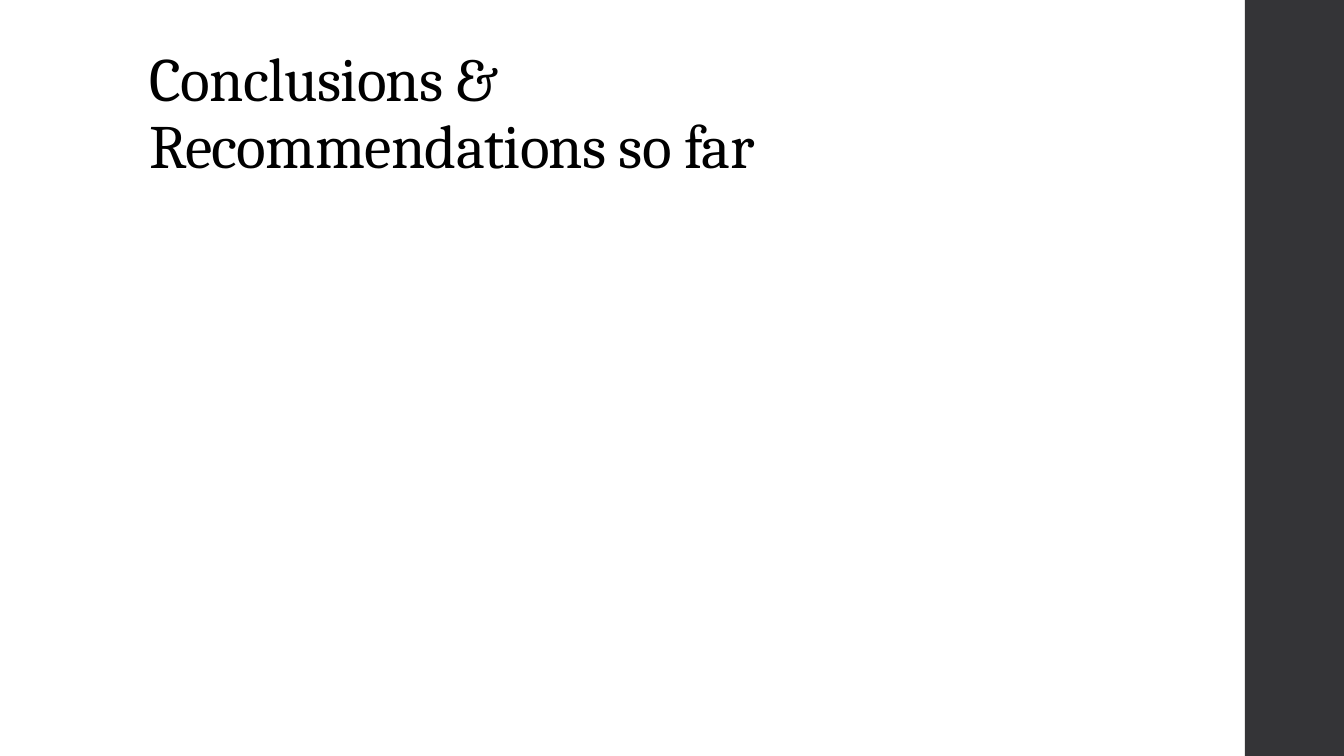
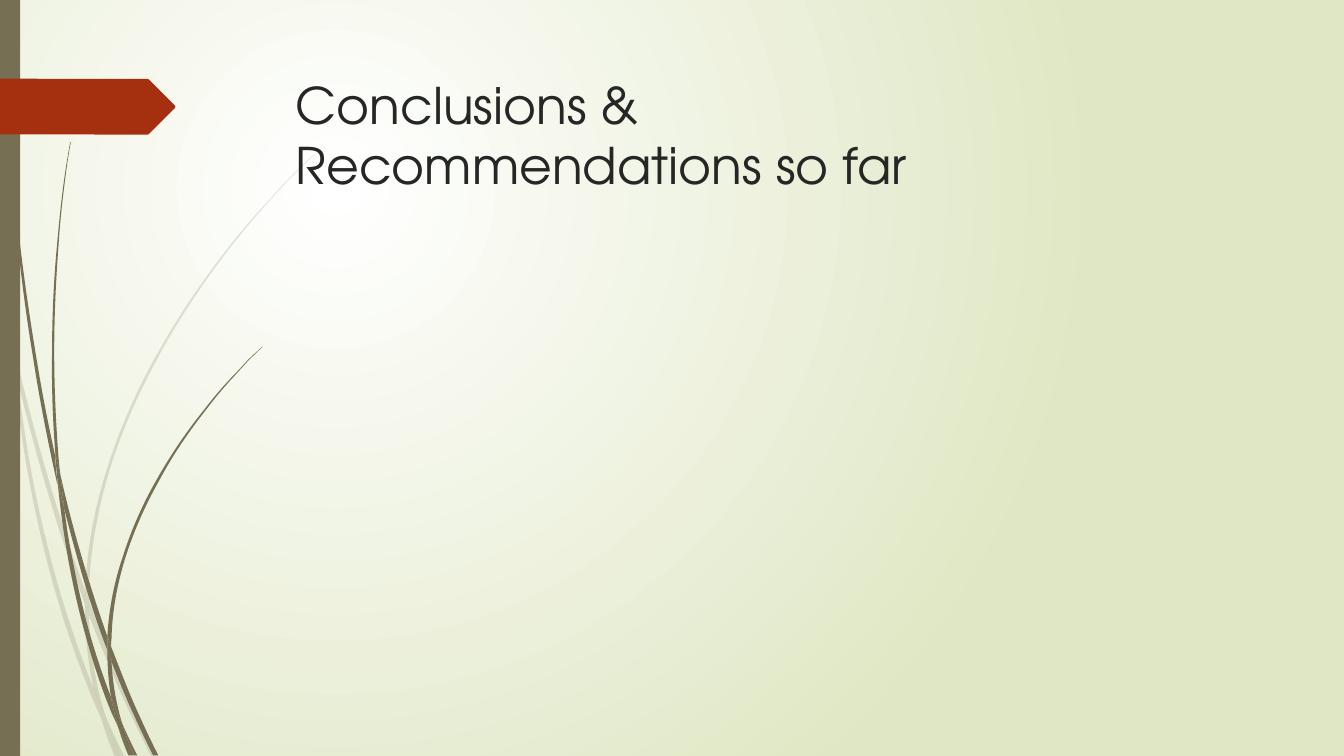
Before and after one commit to JKinsella1991/GestureBasedURI, a slide deck: slide 6 of GesturePresentation.pptx. Drawn at 1344x756 pixels with LibreOffice and Linux fonts; fonts in the diff are those of the drawing. Boxes give left, top, right and bottom in pixels: in the first picture for what was removed or moved away, otherwise in the second. Text is boxed around its words. In the diff, an @@ line names an element or a change of style, - is before the commit and + after.

```diff
--- a/GesturePresentation.pptx
+++ b/GesturePresentation.pptx
@@ background #FFFFFF to gradient #FFFFFF to #DFE8C4 @@
@@ rectangle added at <box>0,0,20,756</box>, fill #766F54 @@
@@ rectangle removed at <box>1245,0,1344,756</box> @@
@@ freeform shape added at <box>0,79,175,134</box>, fill #A53010 @@
@@ title "Conclusions & Recommendations so far": place and size @@
-title "Conclusions & Recommendations so far" at <box>149,58,754,169</box>
+title "Conclusions & Recommendations so far" at <box>296,86,907,185</box>
@@ title "Conclusions & Recommendations so far" at <box>296,86,907,185</box>: size 44 to 36 pt, font Cambria to TeX Gyre Adventor, text colour #000000 to #262626, letter spacing -0.5 to 0 pt; line spacing 0.9 to 1; vertical alignment bottom to top @@
@@ group added at <box>0,154,315,756</box>: 10 freeform shapes @@
@@ group added at <box>3,0,262,756</box>: 12 freeform shapes @@
```
Also in this commit, not shown: 3 other slides changed, 2 slides added, 2 slides removed, 3 other files.
